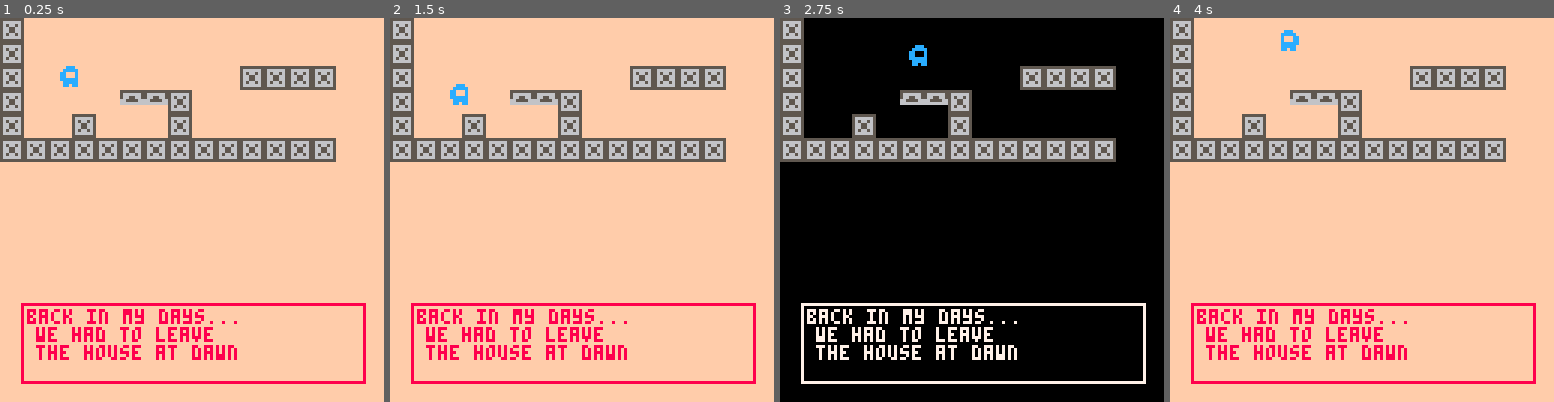
Above: before the commit, frames 1-4 (left to right).
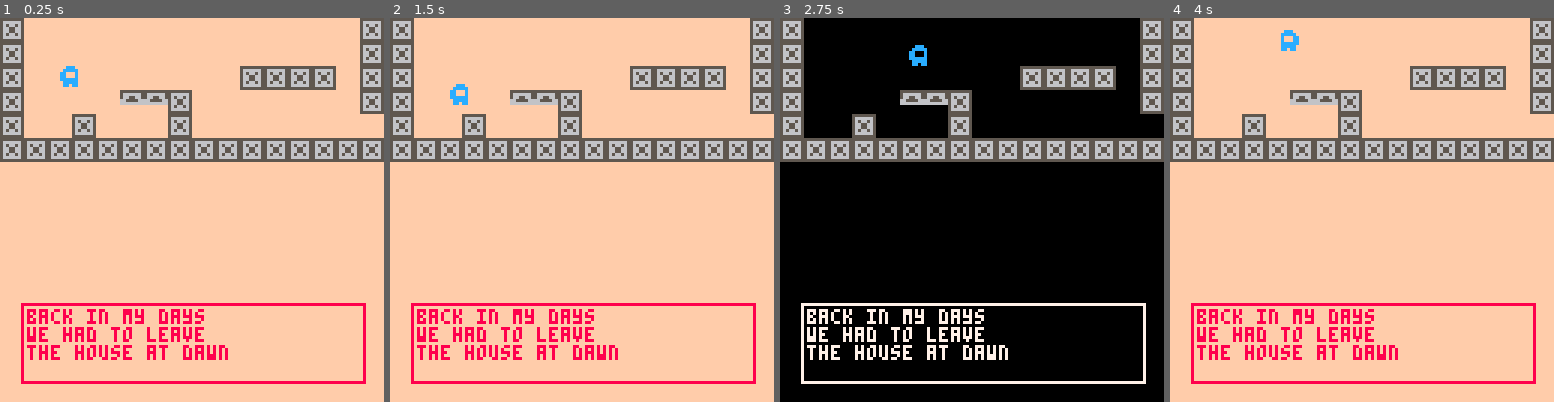
Above: after the commit, the same moments.

Repository: NataliaPrzemylska/milk1-way
Game: PICO-8 cartridge milkjourney.p8
Same seed, same stepped clock (60 frames per second), same inputs: the game is played once before the commit and once after it.
Inputs:
- Up to frame 1 (0.25 s): no input
- Up to frame 2 (1.5 s): tap X (X key) at 0.33, 1.07 s; tap O (Z key) at 0.7 s
- Up to frame 3 (2.75 s): hold Right 1.6-2.1 s; tap O (Z key) at 1.7, 2.1, 2.5 s; tap X (X key) at 1.85 s; hold Up 2.15-2.42 s; hold Right from 2.47 s (still down)
- Up to frame 4 (4 s): tap O (Z key) at 2.9, 3.3, 3.7 s; tap X (X key) at 2.97 s; release Right at 3.03 s; hold Left 3.08-3.58 s

The runs differ from the first frame. In frame 1, 4.7% of the frame differs, in the area x 7-100%, y 0-90%; in frame 2, 4.7%; in frame 3, 4.7%; in frame 4, 4.7%.

Commit message:
Fix old cartridge

Diff:
--- a/collision.lua
+++ b/collision.lua
@@ -1,5 +1,37 @@
-function check_object(snum)
-    --if snum == sprite num then
-    --  specialaction()
-    --end
+function player_collision(dir_x, dir_y)
+    OFFSET = 0.1
+    local point1 = {}
+    local point2 = {}
+    if dir_x ~= 0 then
+        -- horizontal move
+        point1.y = player.y
+        point2.y = player.y + player.height - 1
+        if dir_x < 0 then
+            -- check left
+            point1.x = player.x - OFFSET
+        else
+            -- check right
+            point1.x = player.x + player.width + OFFSET
+        end
+        point2.x = point1.x
+    else
+        -- vertical move
+        point1.x = player.x
+        point2.x = player.x + player.width - 1
+        if dir_y < 0 then
+            -- check up
+            point1.y = player.y - OFFSET
+        else
+            -- check down
+            point1.y = player.y + player.height + OFFSET
+        end
+        point2.y = point1.y
+    end
+
+    -- floor divide by 8 to go from pixel coordinates to map tiles
+    -- bitwise OR flags to get all that appear on either point
+    local sprite1 = mget(mapX*16 + flr(point1.x / 8), mapY*16 + flr(point1.y / 8))
+    local sprite2 = mget(mapX*16 + flr(point2.x / 8), mapY*16 + flr(point2.y / 8))
+    local flags = fget(sprite1) | fget(sprite2)
+    return flags
 end
--- a/levels.lua
+++ b/levels.lua
@@ -3,15 +3,19 @@
 levels = {}
 levels[1] = { left_lvl=nil, right_lvl=2, mapX=0, mapY=0,
     spawn_left={x=10, y=20}, spawn_right={x=120, y=32},
-    quote="we had to leave\nthe house at dawn"}
+    quote="back in my days\nwe had to leave\nthe house at dawn"}
 
 levels[2] = { left_lvl=1, right_lvl=3, mapX=1, mapY=0,
-    spawn_left={x=1, y=64}, spawn_right={x=120, y=32},
-    quote="we had to walk uphill\nall the way"}
+    spawn_left={x=1, y=64}, spawn_right={x=120, y=16},
+    quote="back in my days\nwe had to walk uphill\nall the way"}
 
-levels[3] = { left_lvl=2, right_lvl=nil, mapX=1, mapY=0,
-    spawn_left={x=1, y=64}, spawn_right={x=120, y=32},
-    quote="the mountains were tall"}
+levels[3] = { left_lvl=2, right_lvl=4, mapX=1, mapY=0,
+    spawn_left={x=1, y=64}, spawn_right={x=120, y=16},
+    quote="and the hills\nwere *really* tall"}
+
+levels[4] = { left_lvl=3, right_lvl=nil, mapX=2, mapY=0,
+    spawn_left={x=1, y=64}, spawn_right=nil,
+    quote="but I finally found the cow"}
 
 mapX = levels[1].mapX
 mapY = levels[1].mapY
@@ -43,6 +47,5 @@
     local fg = day and 8 or 7
     local bg = day and 15 or 0
     rect(7, 95, 121, 121, fg)
-    print('back in my days...', 9, 97, fg)
-    print(quote, 12, 103)
+    print(quote, 9, 97, fg)
 end
--- a/milkjourney.p8
+++ b/milkjourney.p8
@@ -2,6 +2,7 @@
 version 42
 __lua__
 #include dynamic_level_objects.lua
+#include collision.lua
 #include player.lua
 #include levels.lua
 #include main.lua
@@ -128,19 +129,23 @@
 00000000000000000000000000000000000000000000000000000000000000000000000000000000000000000000000000000000000000000000000000000000
 00000000000000000000000000000000000000000000000000000000000000000000000000000000000000000000000000000000555555555555555500ccc000
 0000000000000000000000000000000000000000000000000000000000000000000000000000000000000000000000000000000056666665566666650ccccc00
-000000000000000000000000000000000000000000000000000000000000000000000000000000000000000000000000000000005665566556566565cc000c00
-000000000000000000000000000000000000000000000000000000000000000000000000000000000000000000000000000000006655556656655665cc000c00
-000000000000000000000000000000000000000000000000000000000000000000000000000000000000000000000000000000006666666656655665cccccc00
-0000000000000000000000000000000000000000000000000000000000000000000000000000000000000000000000000000000000000000565665650ccccc00
-0000000000000000000000000000000000000000000000000000000000000000000000000000000000000000000000000000000000000000566666650cc0cc00
-00000000000000000000000000000000000000000000000000000000000000000000000000000000000000000000000000000000000000005555555500000000
+000000000000000000000000000000000000000000000000000000000000000000000000000000000000000000000000000000665665566556566565cc000c00
+000000000000000000000000000000000000000000000000000000000000000000000000000000000000000000000000066666666655556656655665cc000c00
+000000000000000000000000000000000000000000000000000000000000000000000000000000000000000000000000666666666666666656655665cccccc00
+0000000000000000000000000000000000000000000000000000000000000000000000000000000000000000000000000666660000000000565665650ccccc00
+0000000000000000000000000000000000000000000000000000000000000000000000000000000000000000000000000060060000000000566666650cc0cc00
+00000000000000000000000000000000000000000000000000000000000000000000000000000000000000000000000000600600000000005555555500000000
 __gff__
 0000000000000000000000000000000000000000000000000000000000000000000000000000000000000000000000000000000000000000000000000000000000000000000000000000000000000000000000000000000000000000000000000000000000000000000000000000000000000000000000000000000000000000
 0000000000000000000000000000000000000000000000000000000000000000000000000000000000000000000000000000000000000000000000000000000000000000000000000000000000000000000000000000000000000000000000000000000000000000000000000000000000000000000000000000000000010300
 __map__
-fe000000000000000000000000000000fd000000000000000000000000000000000000000000000000000000000000000000000000000000000000000000000000000000000000000000000000000000000000000000000000000000000000000000000000000000000000000000000000000000000000000000000000000000
-fe000000000000000000000000000000fd000000000000000000000000000000000000000000000000000000000000000000000000000000000000000000000000000000000000000000000000000000000000000000000000000000000000000000000000000000000000000000000000000000000000000000000000000000
-fe000000000000000000fefefefe0000fd000000000000000000000000000000000000000000000000000000000000000000000000000000000000000000000000000000000000000000000000000000000000000000000000000000000000000000000000000000000000000000000000000000000000000000000000000000
-fe00000000fdfdfe0000000000000000fd000000000000000000000000000000000000000000000000000000000000000000000000000000000000000000000000000000000000000000000000000000000000000000000000000000000000000000000000000000000000000000000000000000000000000000000000000000
-fe0000fe000000fe0000000000000000fd000000000000000000000000000000000000000000000000000000000000000000000000000000000000000000000000000000000000000000000000000000000000000000000000000000000000000000000000000000000000000000000000000000000000000000000000000000
-fefefefefefefefefefefefefefe0000fd000000000000000000000000000000000000000000000000000000000000000000000000000000000000000000000000000000000000000000000000000000000000000000000000000000000000000000000000000000000000000000000000000000000000000000000000000000
+fe0000000000000000000000000000fefe0000000000000000000000000000fefe0000000000000000000000000000fe0000000000000000000000000000000000000000000000000000000000000000000000000000000000000000000000000000000000000000000000000000000000000000000000000000000000000000
+fe0000000000000000000000000000fefe0000000000000000000000000000fefe0000000000000000000000000000fe0000000000000000000000000000000000000000000000000000000000000000000000000000000000000000000000000000000000000000000000000000000000000000000000000000000000000000
+fe000000000000000000fefefefe00fefe000000000000000000000000000000fe0000000000000000000000000000fe0000000000000000000000000000000000000000000000000000000000000000000000000000000000000000000000000000000000000000000000000000000000000000000000000000000000000000
+fe00000000fdfdfe00000000000000fefe00000000000000000000000000fefefe0000000000000000000000000000fe0000000000000000000000000000000000000000000000000000000000000000000000000000000000000000000000000000000000000000000000000000000000000000000000000000000000000000
+fe0000fe000000fe0000000000000000fe00000000000000000000fefe00fefefe00000000000000fc000000000000fe0000000000000000000000000000000000000000000000000000000000000000000000000000000000000000000000000000000000000000000000000000000000000000000000000000000000000000
+fefefefefefefefefefefefefefefefefe00000000000000fefe00fefefefe00fe000000000000fefefe0000000000fe0000000000000000000000000000000000000000000000000000000000000000000000000000000000000000000000000000000000000000000000000000000000000000000000000000000000000000
+00000000000000000000000000000000fe00000000fefe00fefefefe00000000fe0000000000fefefefefe00000000fe0000000000000000000000000000000000000000000000000000000000000000000000000000000000000000000000000000000000000000000000000000000000000000000000000000000000000000
+00000000000000000000000000000000fe0000fe00fefefefe00000000000000fe00000000fefefefefefefe000000fe0000000000000000000000000000000000000000000000000000000000000000000000000000000000000000000000000000000000000000000000000000000000000000000000000000000000000000
+000000000000000000000000000000000000fefefefefe00000000000000000000000000fefefefefefefefefe0000fe0000000000000000000000000000000000000000000000000000000000000000000000000000000000000000000000000000000000000000000000000000000000000000000000000000000000000000
+00000000000000000000000000000000fefefefe000000000000000000000000fefefefefefefefefefefefefefefefe0000000000000000000000000000000000000000000000000000000000000000000000000000000000000000000000000000000000000000000000000000000000000000000000000000000000000000
--- a/player.lua
+++ b/player.lua
@@ -142,41 +142,3 @@
     local flags = player_collision(0, 1)
     return (flags & (FLAG_BLOCK_ALL | FLAG_BLOCK_PLATFORM)) ~= 0
 end
-
-function player_collision(dir_x, dir_y)
-    OFFSET = 0.1
-    local point1 = {}
-    local point2 = {}
-    if dir_x ~= 0 then
-        -- horizontal move
-        point1.y = player.y
-        point2.y = player.y + player.height - 1
-        if dir_x < 0 then
-            -- check left
-            point1.x = player.x - OFFSET
-        else
-            -- check right
-            point1.x = player.x + player.width + OFFSET
-        end
-        point2.x = point1.x
-    else
-        -- vertical move
-        point1.x = player.x
-        point2.x = player.x + player.width - 1
-        if dir_y < 0 then
-            -- check up
-            point1.y = player.y - OFFSET
-        else
-            -- check down
-            point1.y = player.y + player.height + OFFSET
-        end
-        point2.y = point1.y
-    end
-
-    -- floor divide by 8 to go from pixel coordinates to map tiles
-    -- bitwise OR flags to get all that appear on either point
-    local sprite1 = mget(mapX*16 + flr(point1.x / 8), mapY*16 + flr(point1.y / 8))
-    local sprite2 = mget(mapX*16 + flr(point2.x / 8), mapY*16 + flr(point2.y / 8))
-    local flags = fget(sprite1) | fget(sprite2)
-    return flags
-end
